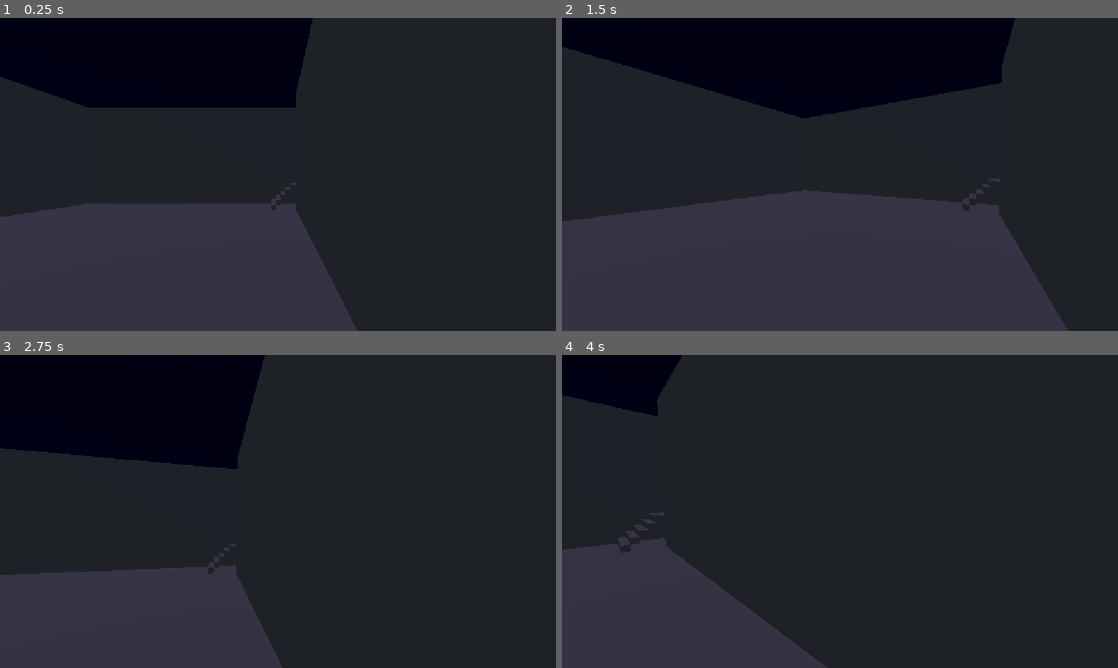
Above: before the commit, frames 1-4 (two rows, left to right).
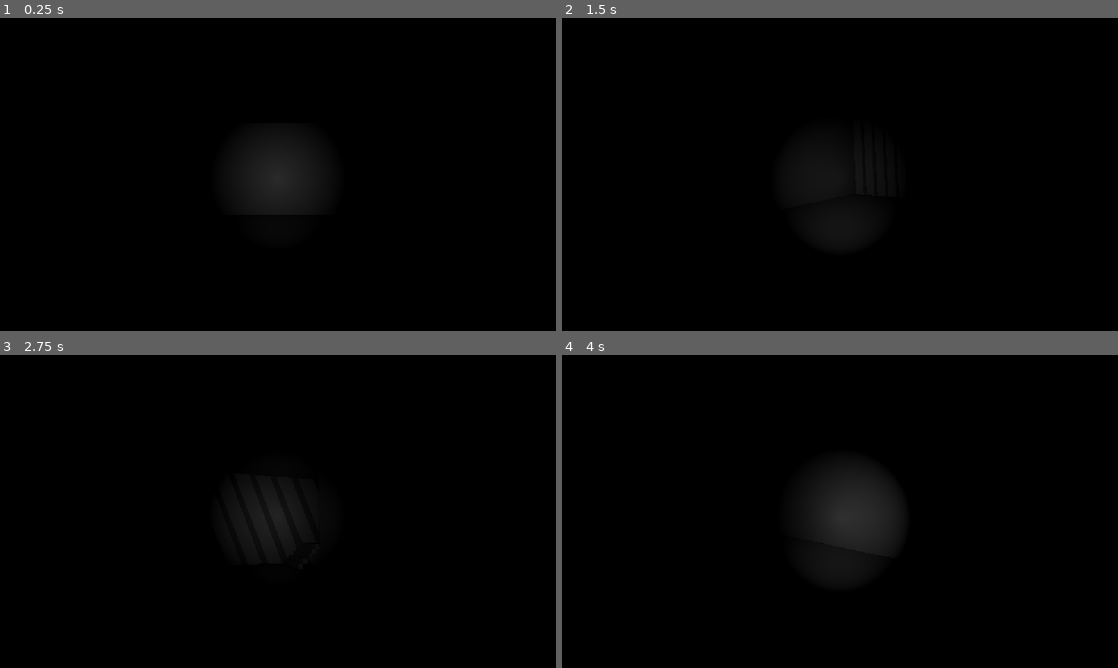
Above: after the commit, the same moments.

Repository: rigapide/What-Rises-At-Night
Game: Godot game, scene res://map/Main_Scene.tscn
Same seed, same stepped clock (60 frames per second), same inputs: the game is played once before the commit and once after it.
Inputs (mouse positions are in pixels of both pictures, inside the frame that each line leads up to):
- Up to frame 1 (0.25 s): no input
- Up to frame 2 (1.5 s): tap Enter (ui_accept) at 0.5, 0.77 s; move the mouse to (867, 174) at 0.52 s; tap A (a) at 0.6 s; tap D (d) at 0.8, 1.35 s; move the mouse to (812, 174) at 1.27 s
- Up to frame 3 (2.75 s): tap Enter (ui_accept) at 1.52 s; tap S (s) at 1.55, 2.1 s; move the mouse to (289, 505) at 2.02 s; tap W (w) at 2.3 s
- Up to frame 4 (4 s): tap Enter (ui_accept) at 2.75, 3.02, 3.77 s; move the mouse to (834, 517) at 2.77 s; tap W (w) at 2.85 s; tap A (a) at 3.05 s; move the mouse to (878, 514) at 3.52 s; tap Mouse wheel down (ScrollDown) at 3.6 s; tap D (d) at 3.8 s

The runs differ from the first frame. In frame 1, 81% of the frame differs, in the area x 0-100%, y 0-100%; in frame 2, 80%; in frame 3, 82%; in frame 4, 91%.

Commit message:
lighting fixes

Diff:
--- a/what-rises-at-night-/map/Main_Scene.tscn
+++ b/what-rises-at-night-/map/Main_Scene.tscn
@@ -4,60 +4,35 @@
 [ext_resource type="PackedScene" uid="uid://8nmasytum8m0" path="res://player/player.tscn" id="2_eu055"]
 [ext_resource type="PackedScene" uid="uid://4p8mvf45c1fq" path="res://map/the house .tscn" id="3_628wc"]
 
-[sub_resource type="ProceduralSkyMaterial" id="ProceduralSkyMaterial_3lynd"]
-sky_top_color = Color(0.08894435, 0.015061195, 0.26146343, 1)
-sky_horizon_color = Color(0.05882353, 0.2509804, 0.32156864, 1)
-sky_energy_multiplier = 0.5
-ground_bottom_color = Color(0, 0, 0, 1)
-ground_horizon_color = Color(0, 0, 0, 1)
-ground_energy_multiplier = 17.31
-sun_angle_max = 5.0
-sun_curve = 22.832767
-
-[sub_resource type="Sky" id="Sky_33cd3"]
-sky_material = SubResource("ProceduralSkyMaterial_3lynd")
-
-[sub_resource type="Environment" id="Environment_6rob7"]
-background_mode = 2
-sky = SubResource("Sky_33cd3")
-ambient_light_color = Color(0.6351952, 0.6960468, 0.76354736, 1)
-ambient_light_sky_contribution = 0.8
-reflected_light_source = 2
-fog_mode = 1
-fog_density = 1.0
+[sub_resource type="Environment" id="Environment_rkbax"]
+background_mode = 1
 volumetric_fog_enabled = true
-volumetric_fog_density = 0.1864
-volumetric_fog_albedo = Color(0.36753583, 0.34815994, 0.48171043, 1)
-volumetric_fog_emission = Color(0.19061658, 0.24087217, 0.24478444, 1)
-volumetric_fog_emission_energy = 0.2
-volumetric_fog_gi_inject = 0.02
-volumetric_fog_sky_affect = 0.7
-adjustment_enabled = true
-adjustment_contrast = 1.065
-adjustment_saturation = 0.78
+volumetric_fog_density = 0.02
+volumetric_fog_albedo = Color(0, 0, 0, 1)
 
 [sub_resource type="CameraAttributesPractical" id="CameraAttributesPractical_eu055"]
 
 [sub_resource type="Compositor" id="Compositor_npmfu"]
 
+[sub_resource type="BoxMesh" id="BoxMesh_6rob7"]
+size = Vector3(314.0515, 1, 280.1759)
+
 [node name="Main" type="Node3D" unique_id=21197261]
 
 [node name="WorldEnvironment" type="WorldEnvironment" parent="." unique_id=1966113210]
-environment = SubResource("Environment_6rob7")
+environment = SubResource("Environment_rkbax")
 camera_attributes = SubResource("CameraAttributesPractical_eu055")
 compositor = SubResource("Compositor_npmfu")
-
-[node name="DirectionalLight3D" type="DirectionalLight3D" parent="." unique_id=685402518]
-transform = Transform3D(1, 0, 0, 0, -4.371139e-08, 1, 0, -1, -4.371139e-08, 0, 0, 0)
-light_color = Color(0.30562496, 0.23683733, 0.38435546, 1)
-light_energy = 0.3
-light_specular = 16.0
 
 [node name="testfloor" parent="." unique_id=1900875952 instance=ExtResource("1_dji2h")]
 transform = Transform3D(1, 0, 0, 0, 1, 0, 0, 0, 1, 0, 0, -271.78302)
 
 [node name="player" parent="." unique_id=1332932682 instance=ExtResource("2_eu055")]
-transform = Transform3D(7, 0, 0, 0, 7, 0, 0, 0, 7, 0, 6.9791203, -2.1708355)
+transform = Transform3D(7, 0, 0, 0, 7, 0, 0, 0, 7, 20.197569, 10.306566, -2.1708355)
 
 [node name="MeshInstance3D" parent="." unique_id=1752869269 instance=ExtResource("3_628wc")]
 transform = Transform3D(1, 0, 0, 0, 1, 0, 0, 0, 1, 0, 4.728145, 6.512904)
+
+[node name="MeshInstance3D2" type="MeshInstance3D" parent="." unique_id=38049585]
+transform = Transform3D(1, 0, 0, 0, 1, 0, 0, 0, 1, 31.98059, 22.78244, 96.98859)
+mesh = SubResource("BoxMesh_6rob7")
--- a/what-rises-at-night-/map/the house .tscn
+++ b/what-rises-at-night-/map/the house .tscn
@@ -856,7 +856,7 @@
 mesh = SubResource("BoxMesh_rxcbq")
 
 [node name="front wall5" type="MeshInstance3D" parent="The garrage" unique_id=907404647]
-transform = Transform3D(1, 0, 0, 0, 1, 0, 0, 0, 1, 23, 7, 41)
+transform = Transform3D(1, 0, 0, 0, 1, 0, 0, 0, 1, 23, 7, 41.001)
 mesh = SubResource("BoxMesh_nya1o")
 
 [node name="front wall4" type="MeshInstance3D" parent="The garrage" unique_id=1835625853]
--- a/what-rises-at-night-/player/player.tscn
+++ b/what-rises-at-night-/player/player.tscn
@@ -24,3 +24,19 @@
 
 [node name="Camera3D" type="Camera3D" parent="SpringArm3D" unique_id=902038608]
 transform = Transform3D(1, 0, 0, 0, 1, 0, 0, 0, 1, 0, 0.5, 0)
+
+[node name="SpotLight3D" type="SpotLight3D" parent="SpringArm3D/Camera3D" unique_id=1424823570]
+transform = Transform3D(1, 0, 0, 0, 1, 0, 0, 0, 1, 7.707425e-08, -0.9818711, -0.8816266)
+light_color = Color(1.6613292, 1.6613292, 1.6613292, 1)
+light_energy = 16.0
+light_volumetric_fog_energy = 0.0
+light_size = 1.0
+light_specular = 8.111
+light_cull_mask = 4293918721
+shadow_enabled = true
+shadow_bias = 0.1
+shadow_opacity = 0.55
+spot_range = 101.94234
+spot_attenuation = 2.0
+spot_angle = 20.0
+spot_angle_attenuation = 2.6390178
